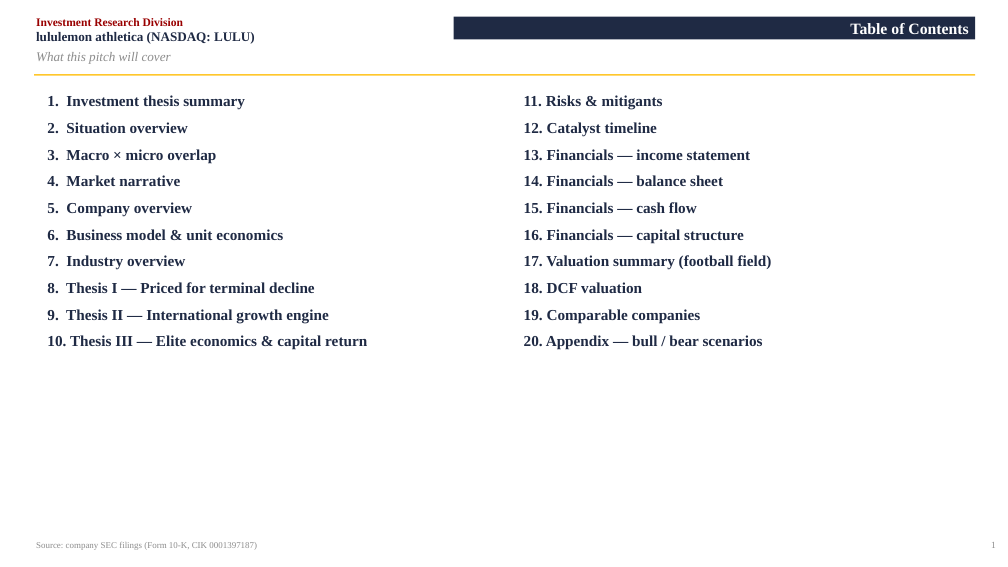
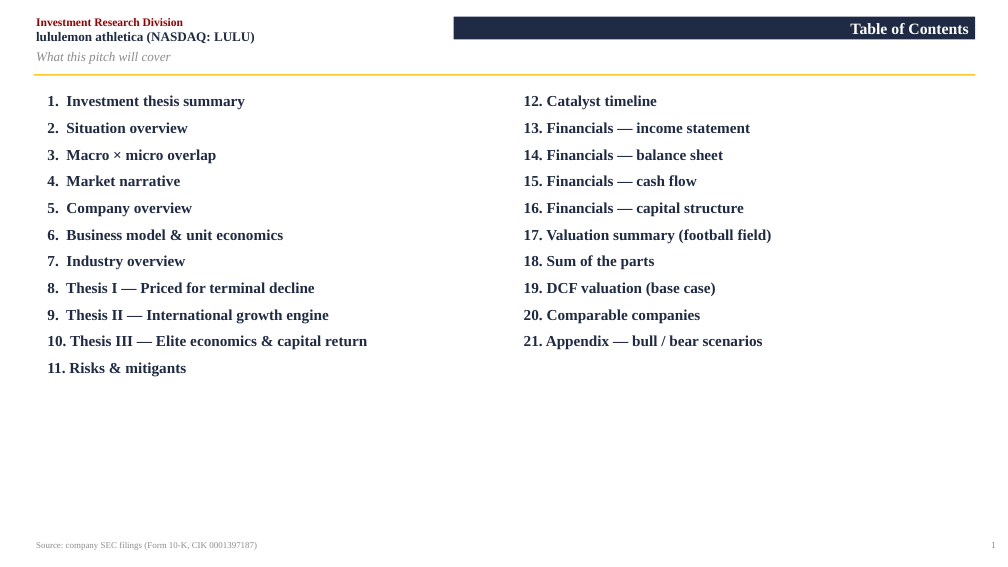
Before and after one commit to vengeanceaiUSC/RM, a slide deck: slide 2 of LULU/LULU_Investment_Pitch_Deck.pptx. Drawn at 1008x567 pixels with LibreOffice and Linux fonts; fonts in the diff are those of the drawing. Boxes give left, top, right and bottom in pixels: in the first picture for what was removed or moved away, otherwise in the second. Text is boxed around its words. In the diff, an @@ line names an element or a change of style, - is before the commit and + after.

```diff
--- a/LULU/LULU_Investment_Pitch_Deck.pptx
+++ b/LULU/LULU_Investment_Pitch_Deck.pptx
@@ text at [524, 95, 663, 110]: paragraph removed @@
-11. Risks & mitigants
@@ text at [524, 255, 763, 350]: text changed @@
-18. DCF valuation
-19. Comparable companies
-20. Appendix — bull / bear scenarios
+18. Sum of the parts
+19. DCF valuation (base case)
+20. Comparable companies
+21. Appendix — bull / bear scenarios
@@ text at [47, 362, 186, 377]: paragraph added @@
+11. Risks & mitigants
```
Also in this commit, not shown: 4 other slides changed, 2 slides added, 1 slide removed, 4 other files.
